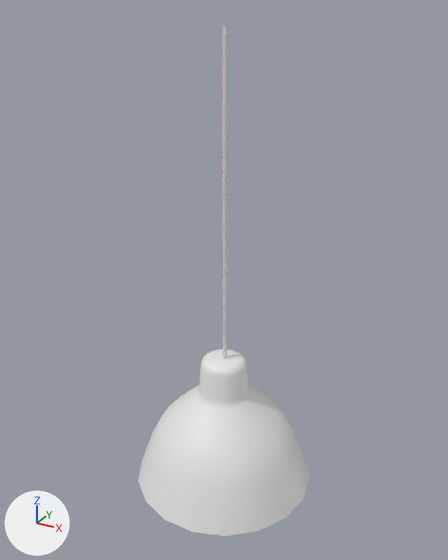
What one commit did to the FBX model Assets/ART/Meshes/GENERAL/SM_Ceiling_Lamp_01.fbx.
Rendered twice from a 50 mm camera at (0.837, -1.521, 1.493) aimed at (-0.001, 0.002, 0.731). The axes (+X, +Y, +Z) are drawn at lower left. The lights are the same throughout. The first picture is the older version. Where no turn or scale is listed for an object, it has been applied to the vertices.

Objects in the first picture: 'SM_Ceiling_Lamp_01'.
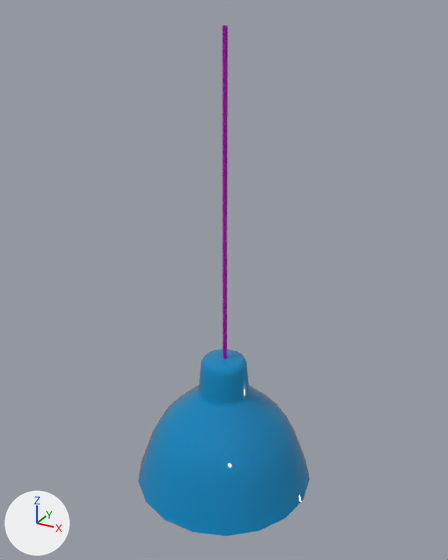
Boxes (x1, y1, x2, y2) around the edits, measured in the pictures (448 x 560 px):
```json
{"part": 1, "of": "me_mesh", "change": "recoloured", "before": [138, 349, 310, 536], "after": [138, 349, 310, 536], "on screen": "white to cyan"}
{"part": 2, "of": "me_mesh", "change": "recoloured", "before": [222, 25, 228, 359], "after": [222, 25, 228, 359], "on screen": "darker"}
```

The change, as JSON lines over the scene's bpy script:
```json
{"op": "add", "block": "mat_m_plastic_03", "code": ["mat_m_plastic_03 = principled_material('M_Plastic_03')", "mat_m_plastic_03.base_color = (0.46, 0.0, 0.5)  # pink #b500bc", "mat_m_plastic_03.roughness = 0.0"]}
{"op": "add", "block": "mat_m_lightbulb", "code": ["mat_m_lightbulb = principled_material('M_Lightbulb')", "mat_m_lightbulb.base_color = (1.0, 0.632, 0.0)  # yellow #ffd000", "mat_m_lightbulb.roughness = 0.0"]}
{"op": "add", "block": "mat_m_metal_painted_02", "code": ["mat_m_metal_painted_02 = principled_material('M_Metal_Painted_02')", "mat_m_metal_painted_02.base_color = (0.0, 0.237, 0.5)  # cyan #0086bc", "mat_m_metal_painted_02.roughness = 0.0"]}
{"block": "me_mesh", "where": "me_mesh.from_pydata(...)  # 370 vertices, 364 faces; spans x -0.299..0.299, y -0.295..0.295, z 0.0..1.45"}
{"block": "me_mesh", "where": "# used by ob_sm_ceiling_lamp_01; location = (0.0, 0.0, 0.0)"}
{"block": "me_mesh", "change": "me_mesh part 1: 270 of the faces centred in x -0.286..0.286, y -0.29..0.29, z 0.002..0.458 switch from no material to mat_m_metal_painted_02 (cyan #0086bc)"}
{"block": "me_mesh", "change": "me_mesh part 2: all 4 faces centred in x -0.001..0.007, y -0.004..0.004, z 0.95 switch from no material to mat_m_plastic_03 (pink #b500bc)"}
{"op": "add", "block": "me_mesh", "code": "me_mesh.materials.append(mat_m_lightbulb)  # yellow #ffd000"}
```
